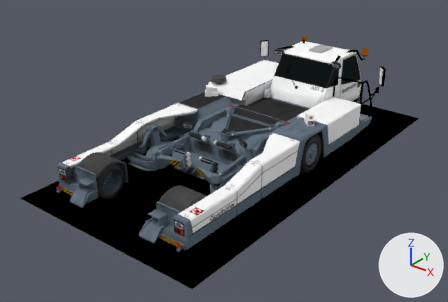
An edit to the Blender file objects/src/AST-3F 210/AST-3F.blend, drawn before and after from the same camera.
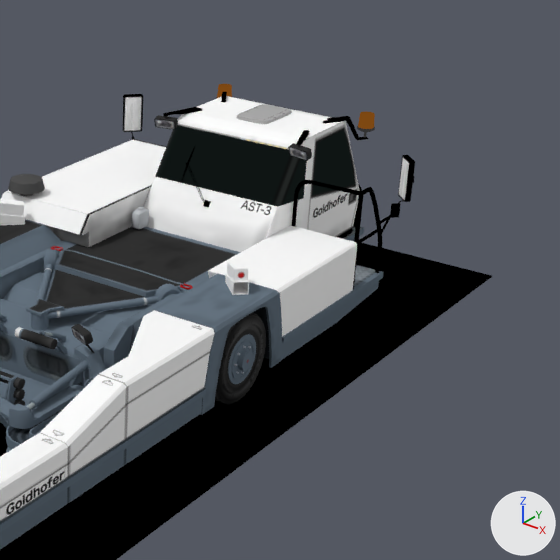
Each version is shown whole from a camera (50 mm lens) standing at (6.75, -9.13, 5.22) and looking at (-0.1, -0.57, -0.09), then close up on the part from 46% to 100% of the width and 0% to 80% of the height. Arrows for +X, +Y and +Z are at lower right; the lights stay in place.

Names of what the first close-up shows: 'Ambient Occlusion display', 'Cab', 'Cab glass', 'Centerbody', 'Centerbody moving tip', 'Engine case', 'Floor panel', 'Gear bowl', 'Name plate.001', 'Right accessory box', 'Right main fender', 'Right main wheel', 'Right side panel'.
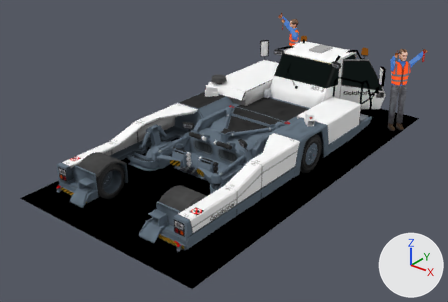
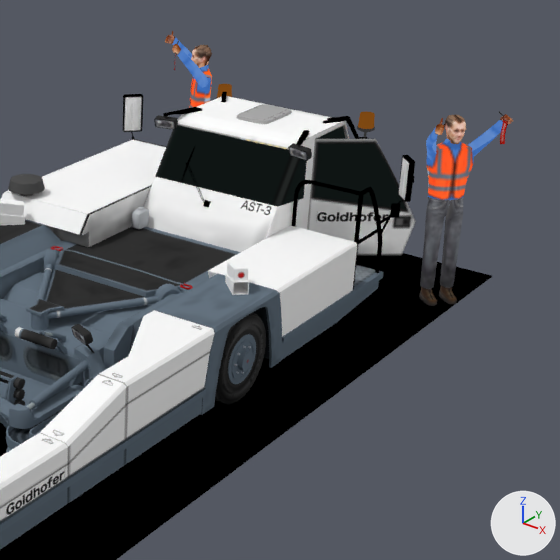
The change, as a list of edits to the scene's bpy script:
```text
Change me_plane_011:
    where me_plane_011.from_pydata(...)  # 32 vertices, 6 faces; spans x -0.73..-0.01, y -0.78..0.78, z 0.0..1.32
    used by ob_cab_glass; location = (-0.495, 2.454, 0.563); rotation_euler = (0.0, 1.571, 0.0), in degrees (0, 90, 0)
    me_plane_011 part 1: the loose piece of 6 vertices spanning x -0.64..-0.01, y -0.14..0.72, z 1.32 is deleted
Change me_plane_005:
    used by ob_cab; location = (-0.495, 2.454, 0.563); rotation_euler = (0.0, 1.571, 0.0), in degrees (0, 90, 0)
    remove me_plane_005.from_pydata(...)  # 115 vertices, 22 faces; spans x -0.73..0.52, y -1.27..0.85, z 0.0..1.32
    add me_plane_005.from_pydata(...)  # 123 vertices, 22 faces; spans x -0.73..0.52, y -1.27..0.85, z 0.0..1.32
    me_plane_005 part 2
    8 vertices are removed from x -0.64..-0.14, y -0.14..0.63, z 1.3..1.32
    4 faces are deleted
    4 vertices move from x -0.64..-0.01, y 0.37..0.72, z 1.3..1.32 to x -0.68..0.44, y 0.38..0.74, z 1.3..1.32
    16 vertices are added at x -0.68..0.49, y -0.18..0.83, z 1.3..1.32
    4 new faces join them
Change ob_sphere_001:
    ob_sphere_001.parent: ob_cab_chair -> ob_cube
    ob_sphere_001.matrix_parent_inverse: Matrix(((1.0, 0.0, 0.0, -0.163), (0.0, 1.0, 0.0, -2.451), (0.0, 0.0, 1.0, -0.164), (0.0, 0.0, 0.0, 1.0))) -> Matrix(((0.849, 0.0, 0.0, -1.431), (0.0, 0.849, 0.00979, -2.777), (0.0, -0.00979, 0.849, -0.915), (0.0, 0.0, 0.0, 1.0)))
    ob_sphere_001.location: (0.172, 2.273, 1.13) -> (1.662, 3.27, 1.658)
Change ob_cube:
    remove ob_cube.parent = ob_cab_chair
    remove ob_cube.matrix_parent_inverse = Matrix(((1.0, 0.0, 0.0, -0.163), (0.0, 1.0, 0.0, -2.451), (0.0, 0.0, 1.0, -0.164), (0.0, 0.0, 0.0, 1.0)))
    ob_cube.location: (0.196, 2.328, 0.587) -> (-1.408, 3.876, 0.818)
    ob_cube.rotation_euler: (0.161, 0.0, 0.0) -> (0.0115, 0.0, -4.044)  # degrees (9.2, 0, 0) -> degrees (0.7, 0, -232)
Change ob_name_plate_001:
    add ob_name_plate_001.parent = ob_cab_door
    add ob_name_plate_001.matrix_parent_inverse = Matrix(((0.0, 0.0, -1.0, 0.395), (0.0, 1.0, 0.0, -2.276), (1.0, 0.0, 0.0, -0.815), (0.0, 0.0, 0.0, 1.0)))
Add ob_cab_door:
    ob_cab_door = bpy.data.objects.new('Cab door', me_plane_016)  # 32 vertices, 4 faces; spans x -0.852..0.324, y -0.002..1.005, z -0.006..0.006; in mat_white_panel (picture img_ast_3f_tex_png)
    ob_cab_door.location = (0.815, 2.276, 0.395)
    ob_cab_door.rotation_euler = (0.888, 1.571, 0.0)  # degrees (51, 90, 0)
Add ob_driver_legs__clear_right:
    ob_driver_legs__clear_right = bpy.data.objects.new('Driver legs (clear right)', me_cylinder_027)  # 79 vertices, 64 faces; spans x -0.5..0.61, y -1.96..0.55, z -0.33..0.11; modifiers MIRROR
    ob_driver_legs__clear_right.parent = ob_driver_torso__clear_right
    ob_driver_legs__clear_right.location = (1.563, 3.359, 0.787)
    ob_driver_legs__clear_right.rotation_euler = (0.28, 0.0, 0.0)  # degrees (16, 0, 0)
    ob_driver_legs__clear_right.scale = (0.163, 0.163, 2.45)
Add ob_driver_head__clear_right:
    ob_driver_head__clear_right = bpy.data.objects.new('Driver head (clear right)', me_sphere_001.copy())  # the mesh of ob_sphere_001
    ob_driver_head__clear_right.parent = ob_driver_torso__clear_right
    ob_driver_head__clear_right.location = (1.662, 3.27, 1.658)
    ob_driver_head__clear_right.rotation_euler = (-0.128, 0.0, 0.0)  # degrees (-7.3, 0, 0)
    ob_driver_head__clear_right.scale = (0.0903, 0.138, 0.138)
Add ob_driver_torso__clear_right:
    ob_driver_torso__clear_right = bpy.data.objects.new('Driver torso (clear right)', me_cube_044.copy())  # the mesh of ob_cube; modifiers MIRROR
    ob_driver_torso__clear_right.location = (1.753, 3.084, 0.818)
    ob_driver_torso__clear_right.rotation_euler = (0.0115, 0.0, -2.283)  # degrees (0.7, 0, -131)
    ob_driver_torso__clear_right.scale = (1.18, 1.18, 1.18)
Add ob_driver_arms__clear_right:
    ob_driver_arms__clear_right = bpy.data.objects.new('Driver arms (clear right)', me_cylinder_028)  # 156 vertices, 138 faces; spans x -0.086..0.46, y -0.075..0.381, z 0.147..0.852
    ob_driver_arms__clear_right.parent = ob_driver_torso__clear_right
    ob_driver_arms__clear_right.location = (1.14, 3.261, 1.376)
    ob_driver_arms__clear_right.rotation_euler = (1.571, -0.229, 1.571)  # degrees (90, -13, 90)
Add ob_rbf_flag__clear_right:
    ob_rbf_flag__clear_right = bpy.data.objects.new('RBF flag (clear right)', me_cube_050)  # 24 vertices, 10 faces; spans x -0.023..0.026, y -0.011..0.011, z -0.122..0.119; in mat_dark_grey_metal (picture img_ast_3f_tex_png)
    ob_rbf_flag__clear_right.parent = ob_driver_torso__clear_right
    ob_rbf_flag__clear_right.location = (1.35, 3.589, 1.685)
Add ob_cab_glass__right_door:
    ob_cab_glass__right_door = bpy.data.objects.new('Cab glass (right door)', me_plane_017)  # 6 vertices, 1 face; spans x 0.006, y 0.042..0.898, z 0.177..0.808; modifiers MIRROR
    ob_cab_glass__right_door.parent = ob_cab_door
    ob_cab_glass__right_door.location = (0.815, 2.276, 0.395)
Add ob_driver_arms__clear_left:
    ob_driver_arms__clear_left = bpy.data.objects.new('Driver arms (clear left)', me_cylinder_028.copy())
    ob_driver_arms__clear_left.parent = ob_cube
    ob_driver_arms__clear_left.location = (1.14, 3.261, 1.376)
    ob_driver_arms__clear_left.rotation_euler = (1.571, -0.229, 1.571)  # degrees (90, -13, 90)
```

Where the change shows, as pixel boxes (x1, y1, x2, y2) in the close-ups (560 x 560 px; the box of a moved part takes in the faces that stretch with it):
'Cab glass (right door)', added (black)
    after: (314, 144, 405, 209)
'Cab door', added
    after: (307, 139, 416, 260)
'Driver legs (clear right)', added
    after: (419, 196, 463, 306)
'Driver torso (clear right)', added
    after: (426, 139, 474, 210)
'Name plate.001', moved
    before: (313, 192, 348, 219)
    after: (316, 211, 390, 222)
'Driver arms (clear right)', added
    after: (426, 114, 513, 160)
'Driver arms (clear left)', added
    after: (165, 31, 208, 88)
'Cube', moved, turned (not visible before)
    after: (189, 65, 212, 108)
'Driver head (clear right)', added
    after: (444, 115, 466, 144)
'Sphere.001', moved, turned (not visible before)
    after: (191, 45, 212, 68)
'RBF flag (clear right)', added
    after: (500, 119, 508, 144)
part 1 of me_plane_011, deleted (black)
    before: (312, 130, 355, 195)
part 2 of me_plane_005, moved or reshaped
    before: (266, 121, 360, 239)
    after: (266, 121, 349, 238)
